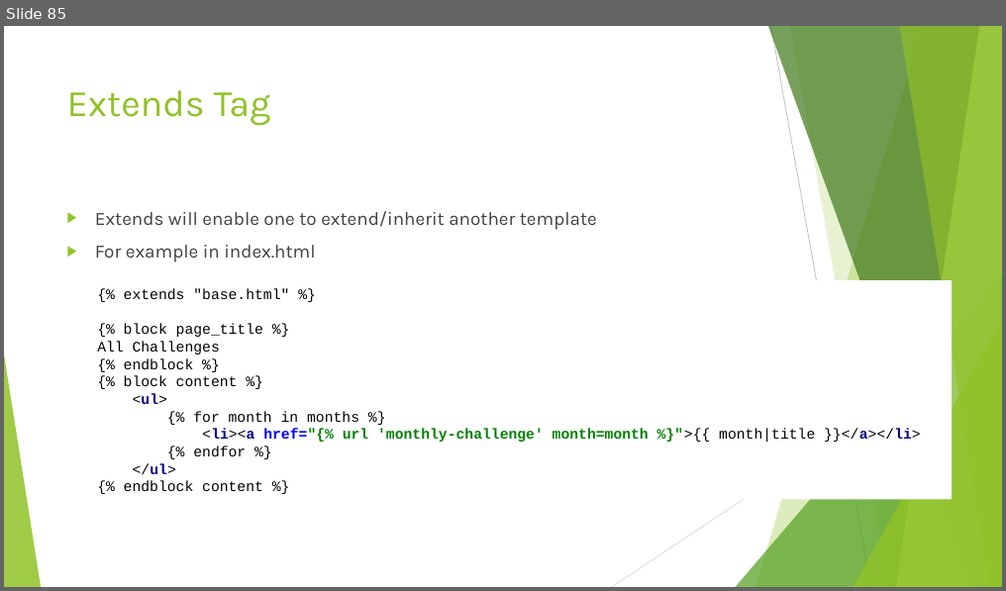
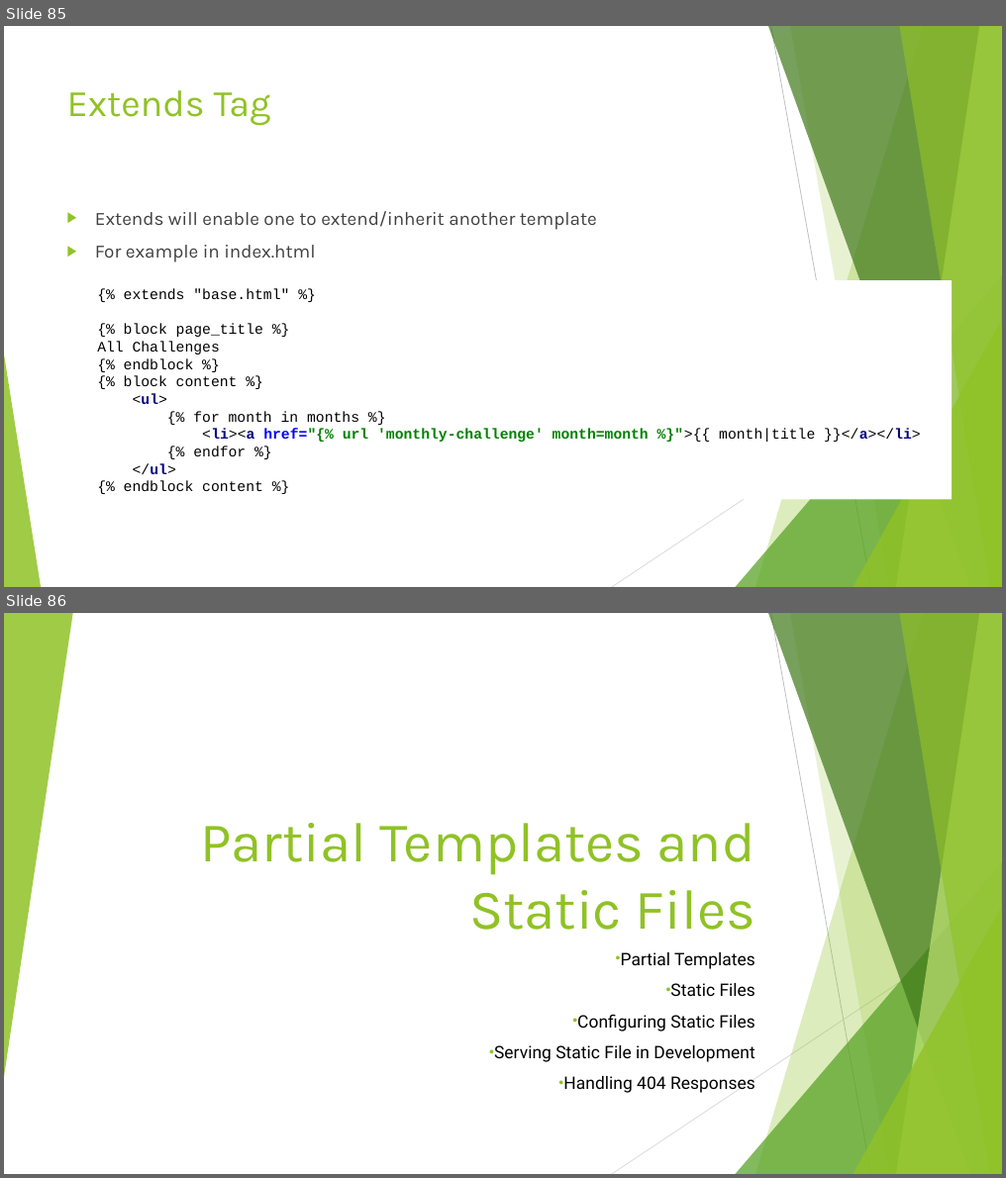
Before and after one commit to edyoda/PD-281220-Session-Code, a slide deck: Django EdYoda.pptx. Shown one above the other, each under a label of ours: slide 85 before the commit, slides 85 and 86 after it. The pictures are 1006x591 and 1006x1178 pixels, drawn with LibreOffice and Linux fonts; fonts in the diff are those of the drawing. Boxes give left, top, right and bottom in pixels: in the first picture for what was removed or moved away, otherwise in the second. Text is boxed around its words. In the diff, an @@ line names an element or a change of style, - is before the commit and + after.

Commit message:
Updated PPT and static files

```diff
--- a/Django EdYoda.pptx
+++ b/Django EdYoda.pptx
@@ slide 86 added at (4, 613, 1002, 1174), background #FFFFFF; not listed: 9 template elements that a slide beside it also shows @@
@@ triangle added at (4, 613, 73, 1077), fill #90C226 at 85% opacity @@
@@ title added at (200, 823, 755, 930), 54 pt, text #90C226 @@
+Partial Templates and Static Files
@@ subtitle added at (494, 953, 755, 1093), 16.6 pt, text #000000 @@
+• Partial Templates
+• Static Files
+• Configuring Static Files
+• Serving Static File in Development
+• Handling 404 Responses
```
Also in this commit, not shown: 3 slides changed, 9 other slides added, 22 other files.
